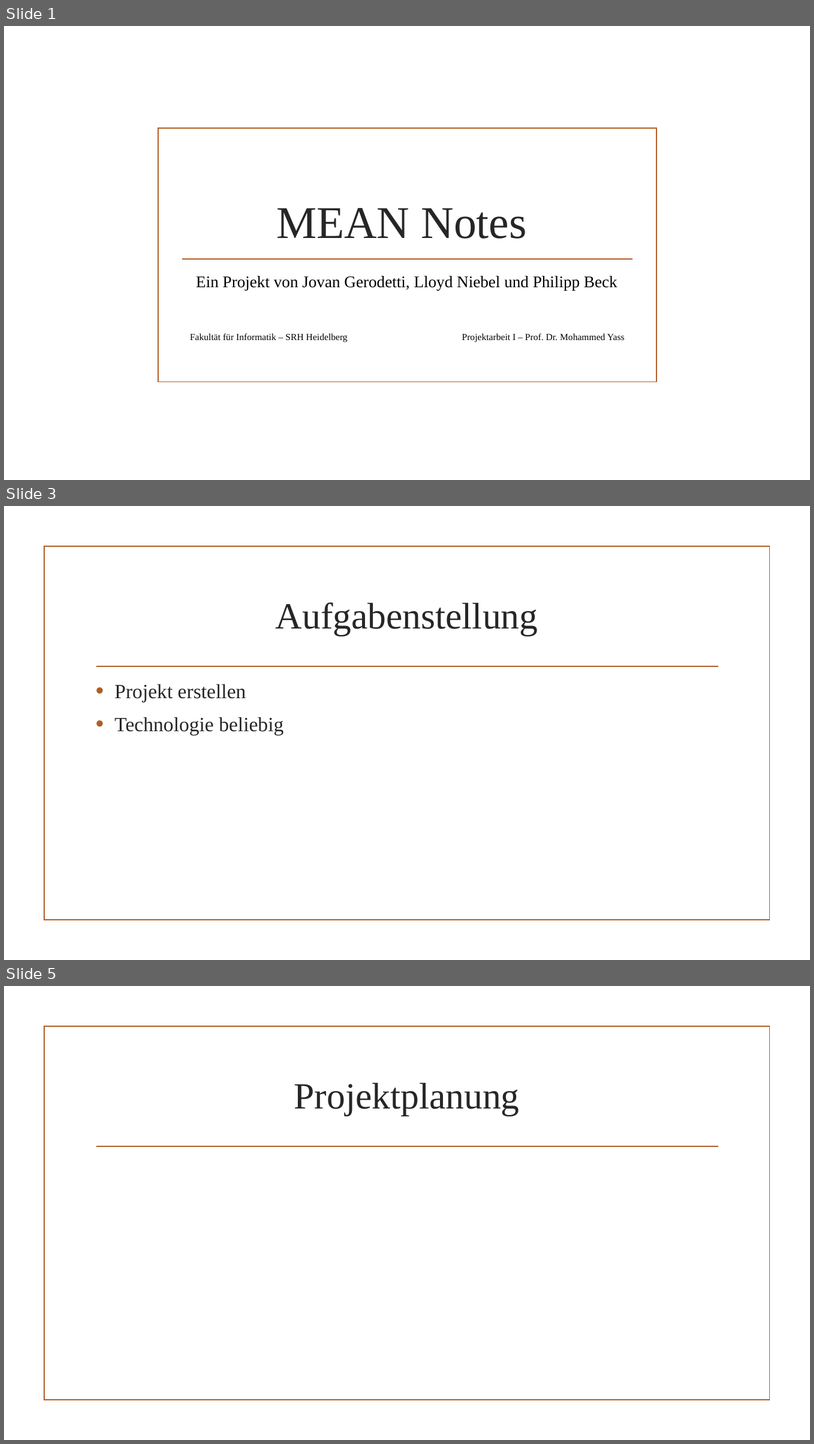
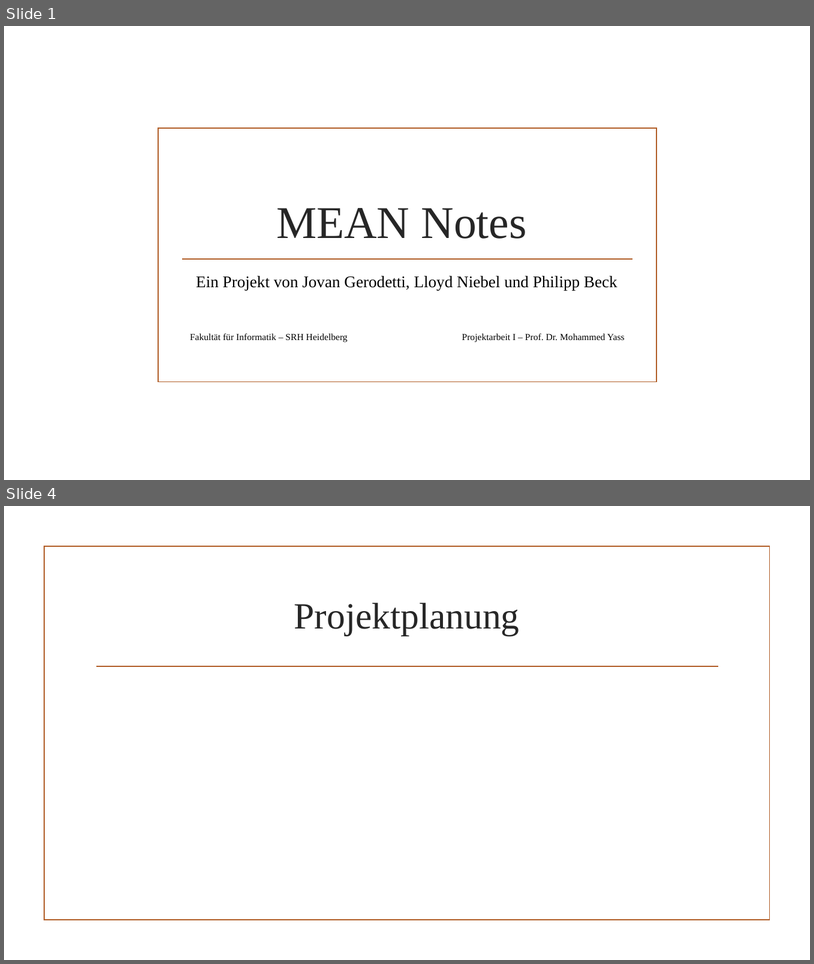
Before and after one commit to dertieran/MEAN-Notes, a slide deck: doc/Präsentation/MEAN Notes.pptx. Shown one above the other, each under a label of ours: slides 1, 3 and 5 before the commit, slides 1 and 4 after it; the slides between them are not shown. The pictures are 814x1444 and 814x964 pixels, drawn with LibreOffice and Linux fonts; fonts in the diff are those of the drawing; background and template pictures are left out. Boxes give left, top, right and bottom in pixels: in the first picture for what was removed or moved away, otherwise in the second. Text is boxed around its words. In the diff, an @@ line names an element or a change of style, - is before the commit and + after.

```diff
--- a/doc/Präsentation/MEAN Notes.pptx
+++ b/doc/Präsentation/MEAN Notes.pptx
@@ slide 3 removed at [4,506,810,960], background picture (left out); not listed: 2 template elements that a slide beside it also shows @@
@@ title removed at [276,602,539,636] @@
-Aufgabenstellung
@@ text removed at [114,684,284,735] @@
-• Projekt erstellen
-• Technologie beliebig
@@ what was slide 5 is now slide 4 @@
```
Also in this commit, not shown: 2 slides changed, 2 slides added, 2 other slides removed, 1 other file.
